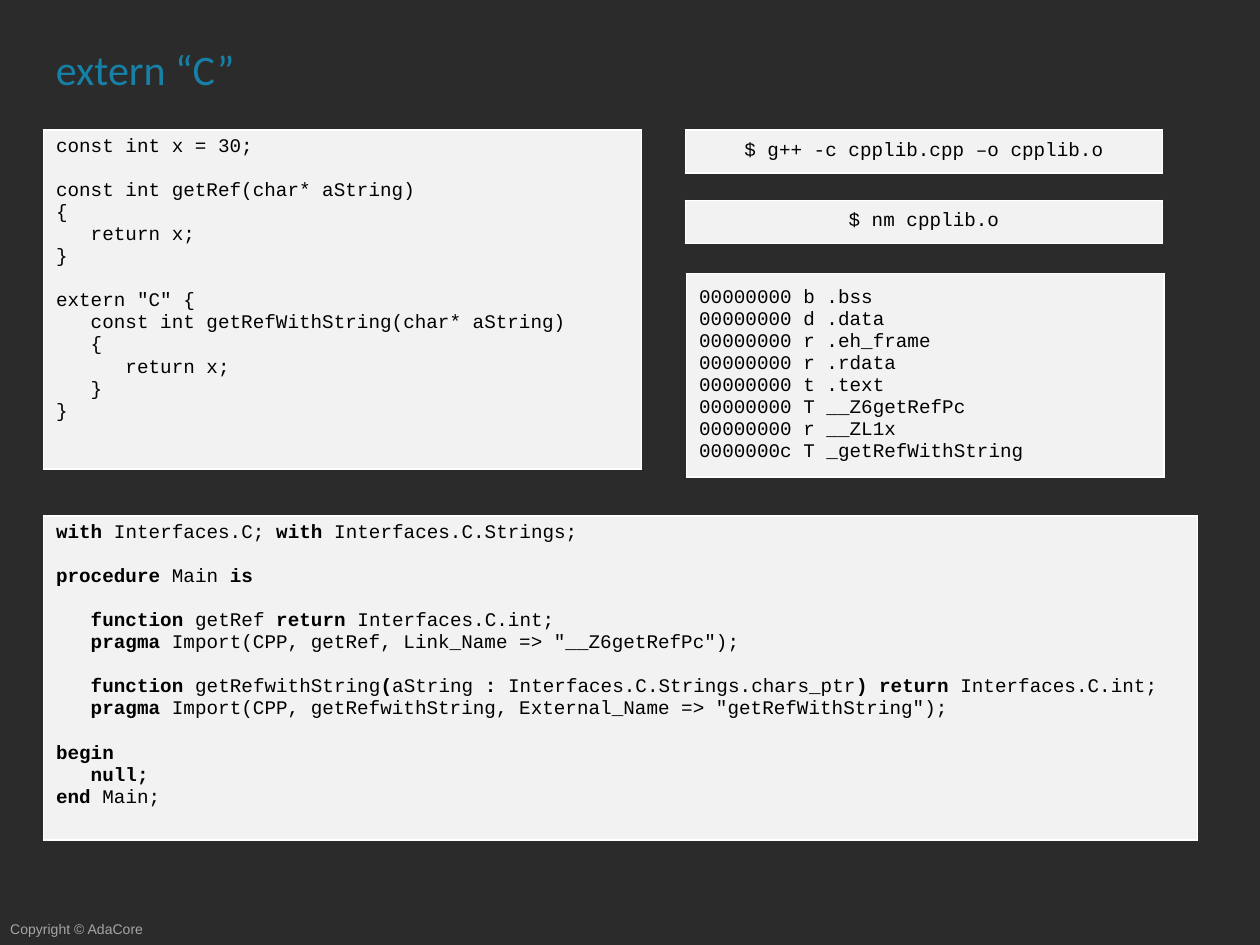
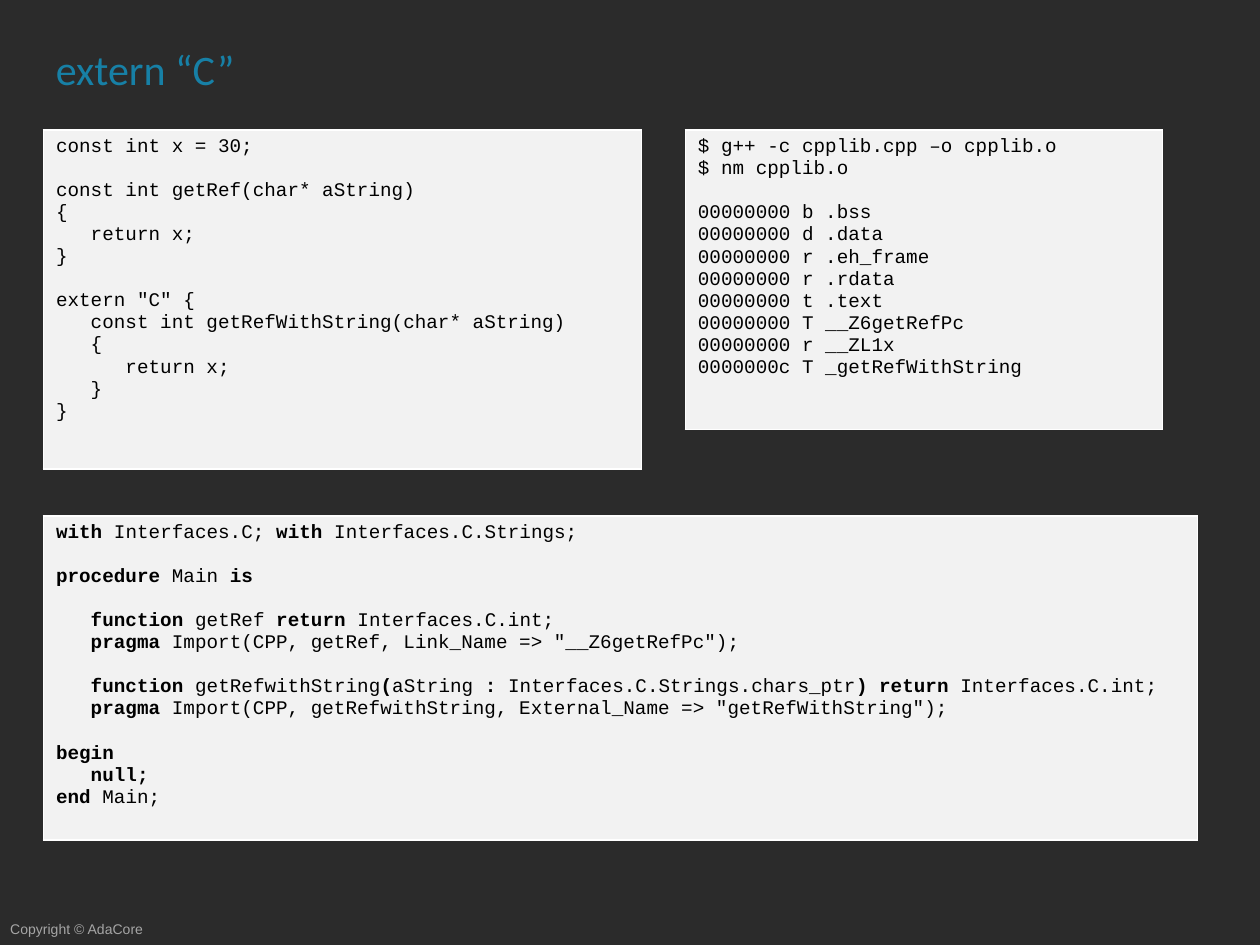
Before and after one commit to AdaCoreU/Courses, a slide deck: slide 6 of lectures/04_Mixed_Language_Programming_In_Ada/03_Ada_and_C++/Slides/03_Ada_and_C++.pptx. Drawn at 1260x945 pixels with LibreOffice and Linux fonts; fonts in the diff are those of the drawing; background and template pictures are left out; a plain dark background stands for a picture behind light text. Boxes give left, top, right and bottom in pixels: in the first picture for what was removed or moved away, otherwise in the second. Text is boxed around its words. In the diff, an @@ line names an element or a change of style, - is before the commit and + after.

```diff
--- a/lectures/04_Mixed_Language_Programming_In_Ada/03_Ada_and_C++/Slides/03_Ada_and_C++.pptx
+++ b/lectures/04_Mixed_Language_Programming_In_Ada/03_Ada_and_C++/Slides/03_Ada_and_C++.pptx
@@ table at (685,130,1163,442) @@
-row 1, column 1: 00000000 b .bss / 00000000 d .data / 00000000 r .eh_frame / 00000000 r .rdata / 00000000 t .text / 00000000 T __Z6getRefPc / 00000000 r __ZL1x / 0000000c T _getRefWithString
+row 1, column 1: $ g++ -c cpplib.cpp –o cpplib.o / $ nm cpplib.o / 00000000 b .bss / 00000000 d .data / 00000000 r .eh_frame / 00000000 r .rdata / 00000000 t .text / 00000000 T __Z6getRefPc / 00000000 r __ZL1x / 0000000c T _getRefWithString
@@ table: place and size @@
-table at (687,273,1164,478)
+table at (685,130,1163,442)
@@ table removed at (685,130,1163,173), 1 rows, 1 columns @@
-$ g++ -c cpplib.cpp –o cpplib.o
@@ table removed at (685,200,1163,243), 1 rows, 1 columns @@
-$ nm cpplib.o
```
Also in this commit, not shown: 7 other slides changed.
